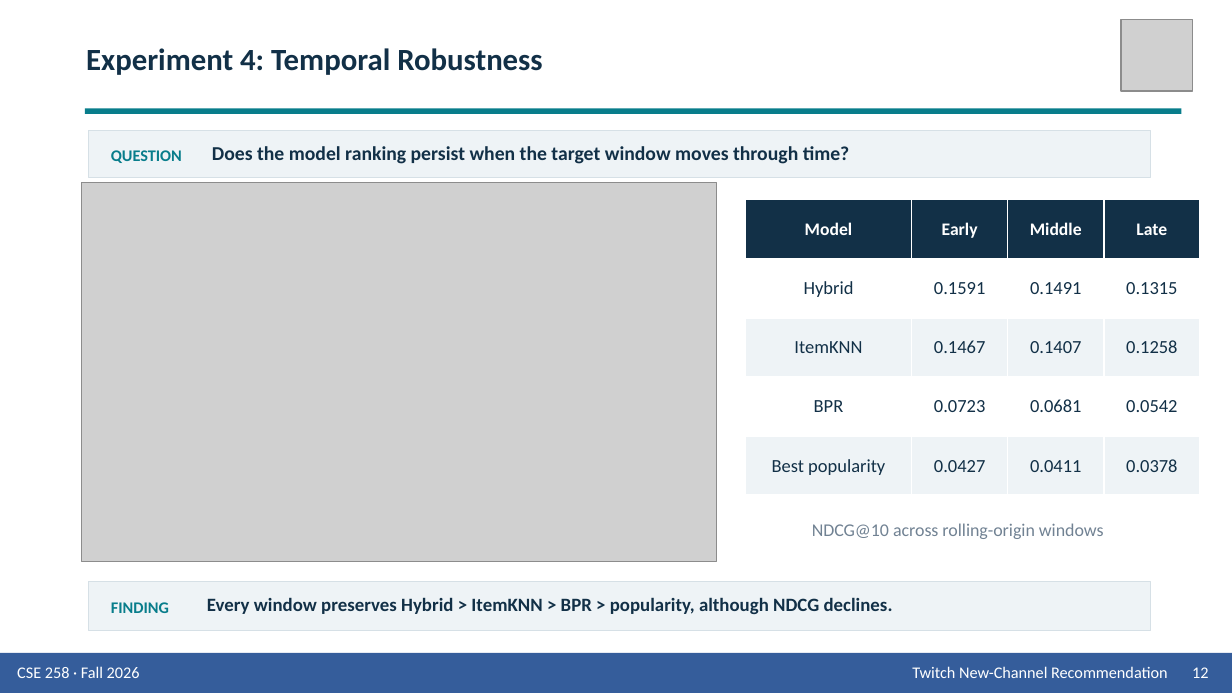
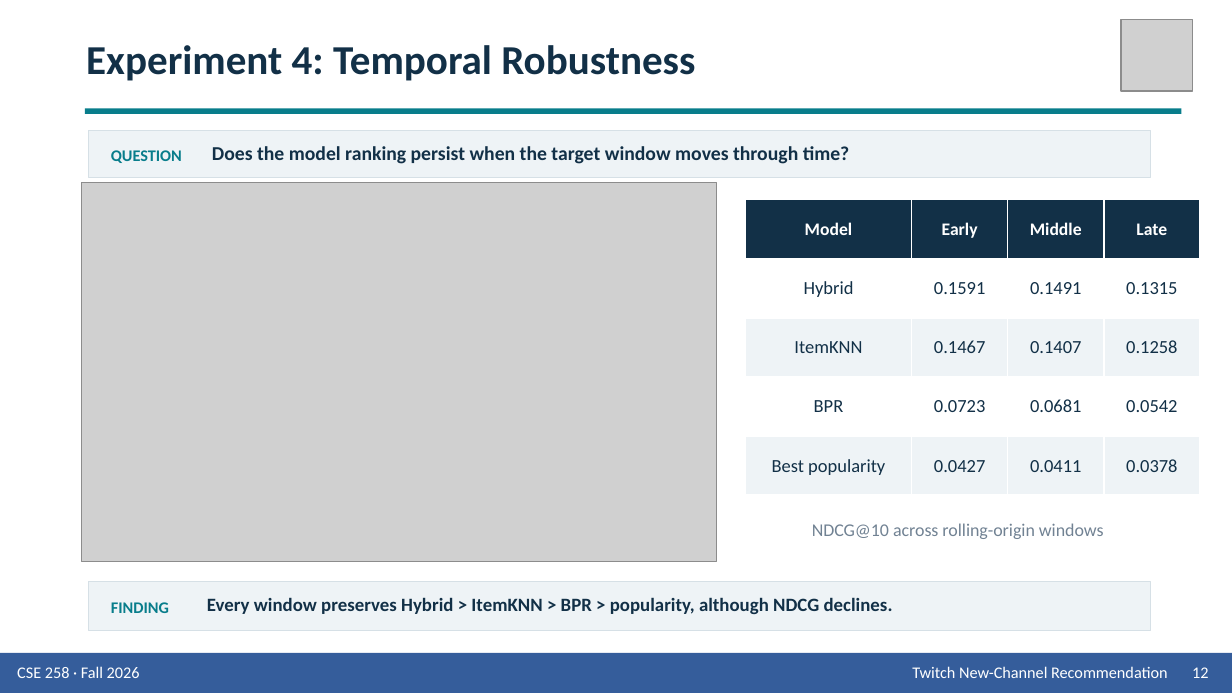
Before and after one commit to Wen-Chieh-Lo/You-know-who-did-God-did-, a slide deck: slide 12 of presentation/Group_9_Presentation_Twitch.pptx. Drawn at 1232x693 pixels with LibreOffice and Linux fonts; fonts in the diff are those of the drawing; grey boxes stand for pictures. Boxes give left, top, right and bottom in pixels: in the first picture for what was removed or moved away, otherwise in the second. Text is boxed around its words. In the diff, an @@ line names an element or a change of style, - is before the commit and + after.

```diff
--- a/presentation/Group_9_Presentation_Twitch.pptx
+++ b/presentation/Group_9_Presentation_Twitch.pptx
@@ text "Experiment 4: Temporal Robustness" at (86,45,695,81): size 18 to 24 pt @@
```
Also in this commit, not shown: 13 other slides changed, 1 slide added, 1 slide removed, 2 other files.
